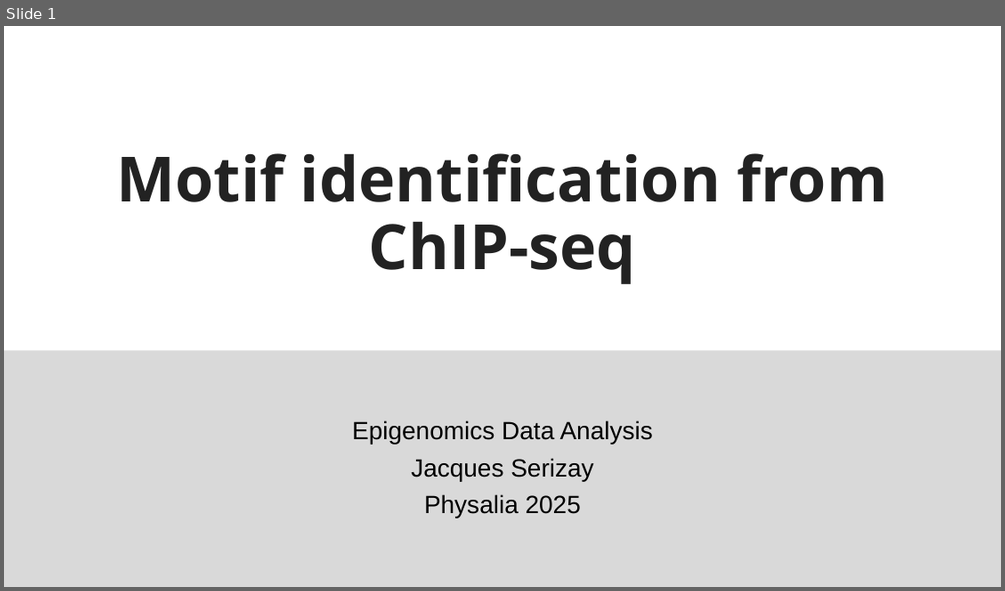
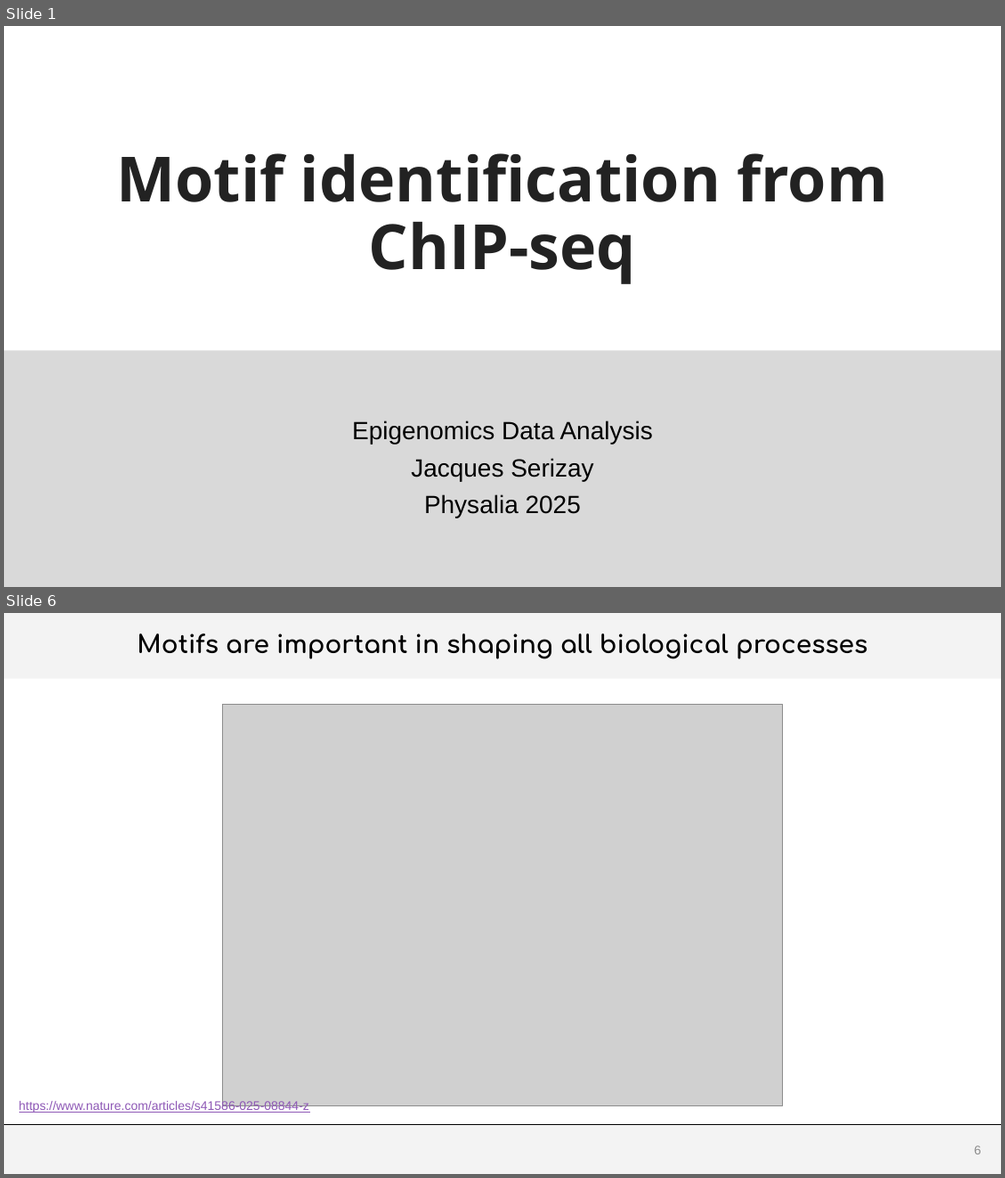
Before and after one commit to js2264/NGS-Physalia, a slide deck: inst/docs/Lecture6.pptx. Shown one above the other, each under a label of ours: slide 1 before the commit, slides 1 and 6 after it; the slides between them are not shown. The pictures are 1005x591 and 1005x1178 pixels, drawn with LibreOffice and Linux fonts; fonts in the diff are those of the drawing; grey boxes stand for pictures; background and template pictures are left out. Boxes give left, top, right and bottom in pixels: in the first picture for what was removed or moved away, otherwise in the second. Text is boxed around its words. In the diff, an @@ line names an element or a change of style, - is before the commit and + after.

```diff
--- a/inst/docs/Lecture6.pptx
+++ b/inst/docs/Lecture6.pptx
@@ slide 6 added at (x1=4, y1=613, x2=1001, y2=1174), background #FFFFFF @@
@@ title added at (x1=4, y1=613, x2=1001, y2=679), fill #D9D9D9 at 30% opacity, 24 pt, text #000000, bold @@
+Motifs are important in shaping all biological processes
@@ picture added at (x1=223, y1=705, x2=783, y2=1106) @@
@@ rectangle added at (x1=185, y1=739, x2=226, y2=771), fill #FFFFFF, outline #FFFFFF 1 pt @@
@@ text added at (x1=19, y1=1100, x2=309, y2=1112), 12 pt, text #8E58B6, underline @@
+https://www.nature.com/articles/s41586-025-08844-z
@@ rectangle added at (x1=4, y1=1124, x2=1001, y2=1174), fill #D9D9D9 at 30% opacity @@
@@ line added from (4, 1124) to (1001, 1124), #000000 0.5 pt @@
@@ page number added at (x1=974, y1=1145, x2=981, y2=1154), 12 pt, text #8C8C8C @@
+6
```
Also in this commit, not shown: 1 slide changed, 13 other slides added, 8 other files.
